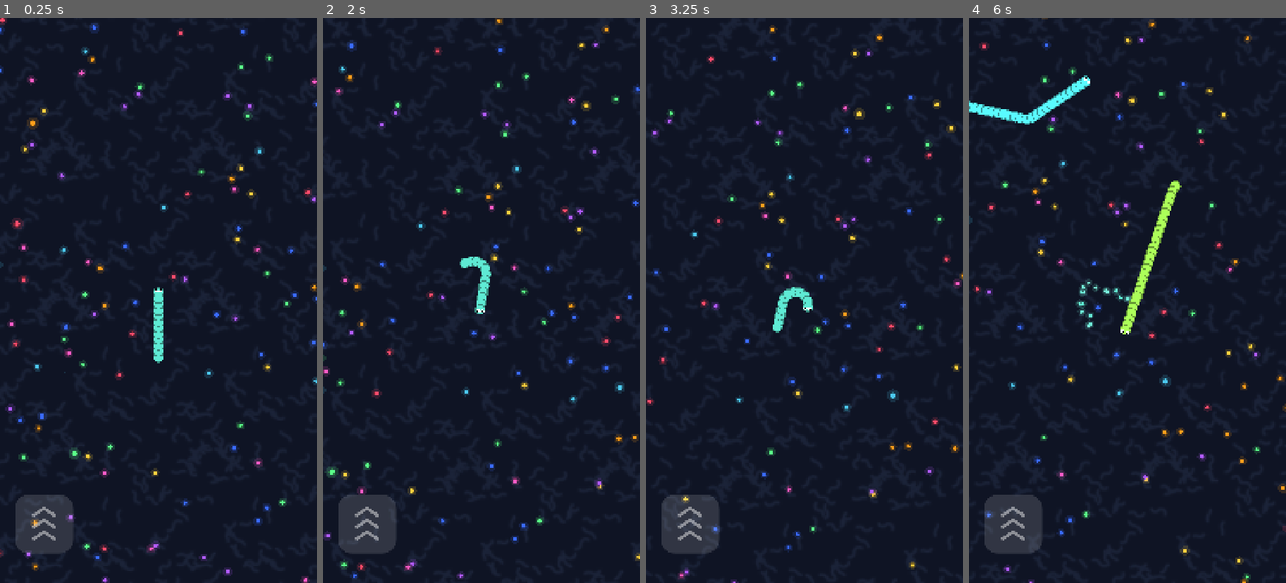
Above: before the commit, frames 1-4 (left to right).
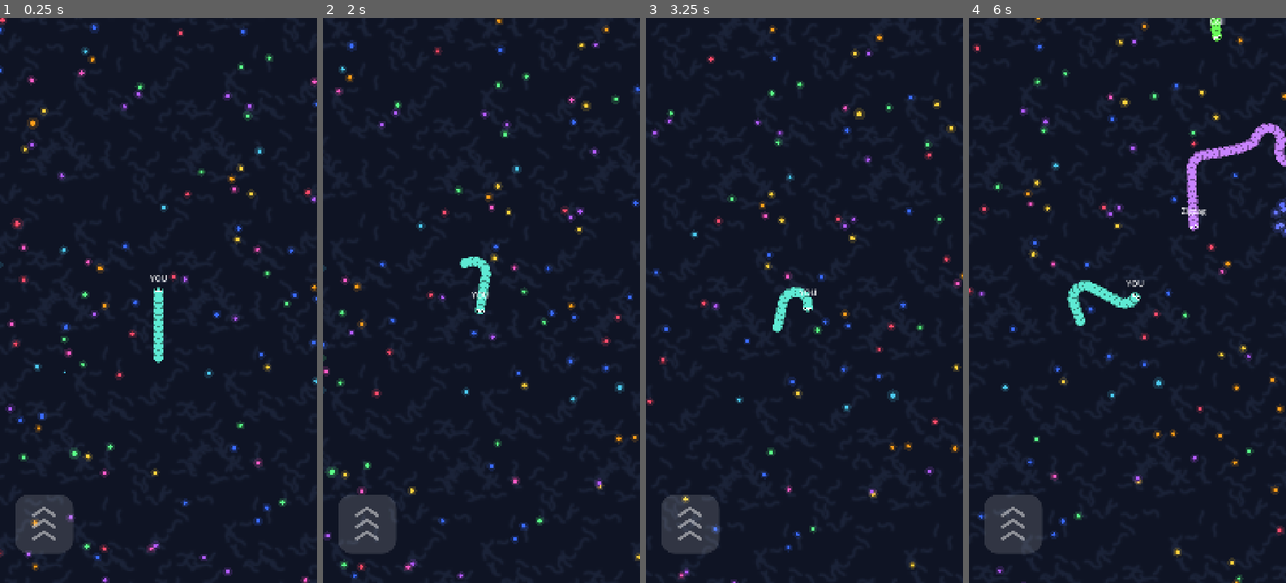
Above: after the commit, the same moments.

Repository: KristelKolkanen/snakes
Game: Godot game, scene res://scenes/main/main.tscn
The game is run twice, just before and just after one commit, with the same random seed, the same clock (stepped at 60 frames per second) and the same inputs.
Inputs (mouse positions are in pixels of both pictures, inside the frame that each line leads up to):
- Up to frame 1 (0.25 s): no input
- Up to frame 2 (2 s): tap Enter at 0.5 s; move the mouse to (551, 272) at 0.52 s; tap 1 at 0.6 s; click (551, 272) at 0.67 s; tap Space at 0.77 s; tap 2 at 0.8 s; drag from (418, 328) to (465, 413) at 1.27 s
- Up to frame 3 (3.25 s): move the mouse to (836, 176) at 2.02 s; tap 3 at 2.1 s; click (836, 176) at 2.17 s; tap 1 at 2.3 s; drag from (788, 413) to (709, 215) at 2.77 s
- Up to frame 4 (6 s): move the mouse to (1222, 385) at 3.52 s; tap 2 at 3.6, 5.3 s; click (1222, 385) at 3.67 s; tap Space at 3.77 s; tap 3 at 3.8 s; drag from (1032, 215) to (1079, 159) at 4.27 s; move the mouse to (1143, 300) at 5.02 s; tap G at 5.1 s; click (1143, 300) at 5.17 s; drag from (1079, 159) to (1064, 328) at 5.77 s

The runs differ from the first frame. In frame 1, less than 0.1% of the frame differs, in the area x 19-53%, y 45-63%; in frame 2, less than 0.1%; in frame 3, less than 0.1%; in frame 4, 9.0%, in the area x 0-100%, y 0-100%.

Commit message:
phase 4: bot AI, names, difficulty

Diff:
--- a/scripts/core/constants.gd
+++ b/scripts/core/constants.gd
@@ -1,3 +1,13 @@
 class_name Constants
 
 const ARENA_RADIUS := 3500.0
+
+# vision: how far bots see. think: seconds between decisions (lower = sharper).
+# aggression: chance to go hunting. boost: how readily they boost.
+const DIFFICULTY := {
+	"easy":   {"vision": 600.0,  "think": 0.35, "aggression": 0.15, "boost": 0.2},
+	"normal": {"vision": 900.0,  "think": 0.20, "aggression": 0.5,  "boost": 0.5},
+	"hard":   {"vision": 1300.0, "think": 0.10, "aggression": 0.9,  "boost": 0.85},
+}
+
+static var difficulty := "normal"
--- a/scripts/core/main.gd
+++ b/scripts/core/main.gd
@@ -1,7 +1,12 @@
 extends Node2D
 
 const SNAKE_SCENE := preload("res://scenes/snake/snake.tscn")
-const BOT_COUNT := 8
+const BOT_COUNT := 15
+const BOT_NAMES := [
+	"Wormy", "Slinky", "Noodle", "Zigzag", "Viper", "Pixel", "Mochi", "Coil",
+	"Ziggy", "Sprout", "Bean", "Comet", "Doodle", "Fang", "Loop", "Twist",
+	"Nibble", "Rascal", "Slither", "Gizmo",
+]
 
 @onready var snake = $Snake
 @onready var food = $Food
@@ -12,6 +17,8 @@
 
 func _ready() -> void:
 	snake.food = food
+	snake.world = self
+	snake.display_name = "YOU"
 	snake.z_index = 1                    # player draws on top of the bots
 	snakes.append(snake)
 	boost_button.boost_changed.connect(snake.set_boost_requested)
@@ -20,10 +27,26 @@
 		_spawn_bot()
 
 
+func _unhandled_input(event: InputEvent) -> void:
+	# Temporary test keys: 1 = easy, 2 = normal, 3 = hard
+	if event is InputEventKey and event.pressed:
+		match event.keycode:
+			KEY_1: _set_difficulty("easy")
+			KEY_2: _set_difficulty("normal")
+			KEY_3: _set_difficulty("hard")
+
+
+func _set_difficulty(level: String) -> void:
+	Constants.difficulty = level
+	for s in snakes:
+		if s.ai != null:
+			s.ai.configure(Constants.DIFFICULTY[level])
+
+
 func _process(_delta: float) -> void:
 	# Temporary score display in the window title (a real HUD comes in Phase 5)
 	if is_instance_valid(snake):
-		get_window().title = "Score %d" % snake.get_score()
+		get_window().title = "Score %d  [%s]" % [snake.get_score(), Constants.difficulty]
 
 	# A snake dies when its head touches another snake's body
 	var doomed: Array = []
@@ -41,27 +64,45 @@
 
 
 func _head_hits_body(s, o) -> bool:
-	# Quick reject: a snake can't reach farther than its own length
 	var reach: float = o.segments.size() * o.segment_spacing + 200.0
 	if s.head.distance_squared_to(o.head) > reach * reach:
 		return false
 	var hit: float = (s.segment_radius + o.segment_radius) * 0.7
 	var hit2: float = hit * hit
 	var segs: Array = o.segments
-	for i in range(1, segs.size(), 2):   # every second segment is enough
+	for i in range(1, segs.size(), 2):
 		if s.head.distance_squared_to(segs[i]) < hit2:
 			return true
 	return false
+
+
+func _find_spawn_point() -> Vector2:
+	var p := Vector2.ZERO
+	for attempt in 12:
+		p = Vector2.from_angle(randf() * TAU) * randf_range(600.0, Constants.ARENA_RADIUS - 900.0)
+		var ok := true
+		for s in snakes:
+			var min_dist := 1300.0 if s == snake else 500.0
+			if s.alive and s.head.distance_to(p) < min_dist:
+				ok = false
+				break
+		if ok:
+			break
+	return p
 
 
 func _spawn_bot() -> void:
 	var b = SNAKE_SCENE.instantiate()
 	b.is_player = false
 	b.food = food
+	b.world = self
+	b.display_name = BOT_NAMES[randi() % BOT_NAMES.size()]
 	b.body_color = Color.from_hsv(randf(), 0.65, 1.0)
 	b.start_segments = randi_range(10, 40)
 	b.heading = randf() * TAU
-	b.position = Vector2.from_angle(randf() * TAU) * randf_range(600.0, Constants.ARENA_RADIUS - 900.0)
+	b.position = _find_spawn_point()
+	b.ai = BotAI.new()
+	b.ai.setup(b, self, Constants.DIFFICULTY[Constants.difficulty])
 	b.died.connect(_on_snake_died)
 	add_child(b)
 	snakes.append(b)
--- /dev/null
+++ b/scripts/snake/bot_ai.gd
@@ -0,0 +1,139 @@
+class_name BotAI
+extends RefCounted
+
+enum State { WANDER, SEEK_FOOD, CHASE, AVOID }
+
+var snake = null
+var world = null
+var vision := 900.0
+var think_interval := 0.2
+var aggression := 0.5
+var boost_skill := 0.5
+var state := State.WANDER
+var think_timer := 0.0
+var chase_target = null
+var avoid_side := 1.0
+var wander_offset := 0.0
+
+
+func setup(owner_snake, main_node, params: Dictionary) -> void:
+	snake = owner_snake
+	world = main_node
+	configure(params)
+	think_timer = randf() * think_interval      # bots don't all think on the same frame
+
+
+func configure(params: Dictionary) -> void:
+	vision = params["vision"]
+	think_interval = params["think"]
+	aggression = params["aggression"]
+	boost_skill = params["boost"]
+
+
+func update(delta: float) -> void:
+	think_timer -= delta
+	if think_timer > 0.0:
+		return
+	think_timer = think_interval * randf_range(0.8, 1.2)
+	_think()
+
+
+func _think() -> void:
+	var s = snake
+	s.boost_requested = false
+	var head: Vector2 = s.head
+	var fwd: Vector2 = Vector2.from_angle(s.heading)
+
+	# 1. Stay away from the arena edge
+	if head.length() > Constants.ARENA_RADIUS - 550.0:
+		state = State.AVOID
+		s.aim_angle = (-head).angle()
+		return
+
+	# 2. Dodge other snakes
+	var push := _danger_push(fwd)
+	if push != Vector2.ZERO:
+		state = State.AVOID
+		var side := fwd.orthogonal()
+		var lateral := push.dot(side)
+		if absf(lateral) > 0.15:
+			avoid_side = signf(lateral)
+		s.aim_angle = (fwd + side * avoid_side * 2.5).angle()
+		return
+
+	# 3. Hunt a smaller snake
+	if chase_target != null and not _valid_prey(chase_target):
+		chase_target = null
+	if chase_target == null and randf() < aggression:
+		chase_target = _find_prey()
+	if chase_target != null:
+		state = State.CHASE
+		var o = chase_target
+		var dist: float = head.distance_to(o.head)
+		var lead: float = clampf(dist * 0.7, 100.0, 450.0)
+		var aim_point: Vector2 = o.head + Vector2.from_angle(o.heading) * lead
+		s.aim_angle = (aim_point - head).angle()
+		if dist < 500.0 and s.segment_count > s.min_segments + 8 and randf() < boost_skill:
+			s.boost_requested = true
+		return
+
+	# 4. Go for food
+	var target = world.food.find_best(head, vision)
+	if target != null:
+		state = State.SEEK_FOOD
+		s.aim_angle = (target - head).angle()
+		return
+
+	# 5. Wander
+	state = State.WANDER
+	wander_offset = clampf(wander_offset + randf_range(-0.5, 0.5), -1.0, 1.0)
+	s.aim_angle = s.heading + wander_offset
+	if head.length() > Constants.ARENA_RADIUS * 0.7:
+		s.aim_angle = (-head).angle()
+
+
+# Looks at two points ahead of the head and returns a vector pointing away from nearby bodies
+func _danger_push(fwd: Vector2) -> Vector2:
+	var s = snake
+	var head: Vector2 = s.head
+	var look: float = 140.0 + s.current_speed * 0.4
+	var probes: Array[Vector2] = [head + fwd * look * 0.5, head + fwd * look]
+	var push := Vector2.ZERO
+	for o in world.snakes:
+		if o == s or not o.alive:
+			continue
+		var reach: float = o.segments.size() * o.segment_spacing + look + 200.0
+		if head.distance_squared_to(o.head) > reach * reach:
+			continue
+		var thr: float = s.segment_radius + o.segment_radius + 25.0
+		var thr2: float = thr * thr
+		var segs: Array = o.segments
+		for i in range(0, segs.size(), 2):
+			var seg: Vector2 = segs[i]
+			for p in probes:
+				var d2: float = p.distance_squared_to(seg)
+				if d2 < thr2:
+					var d: float = maxf(sqrt(d2), 1.0)
+					push += (p - seg) / d * (1.0 - d / thr)
+	return push
+
+
+func _valid_prey(o) -> bool:
+	if not is_instance_valid(o) or not o.alive:
+		return false
+	if o.segment_count >= snake.segment_count * 0.85:
+		return false
+	return snake.head.distance_to(o.head) < vision * 1.4
+
+
+func _find_prey():
+	var best = null
+	var best_d := vision
+	for o in world.snakes:
+		if o == snake or not _valid_prey(o):
+			continue
+		var d: float = snake.head.distance_to(o.head)
+		if d < best_d:
+			best_d = d
+			best = o
+	return best
--- a/scripts/snake/snake_body.gd
+++ b/scripts/snake/snake_body.gd
@@ -35,6 +35,9 @@
 var segments: Array[Vector2] = []       # computed body positions, head first
 var segment_radius := 18.0
 var width_factor := 1.0
+var world = null                        # assigned by Main
+var ai: BotAI = null                    # only bots have one
+var display_name := ""
 
 @onready var camera: Camera2D = $Camera2D
 
@@ -72,8 +75,8 @@
 	if not alive:
 		return
 
-	if not is_player:
-		_wander(delta)                  # temporary, replaced by real AI in Phase 4
+	if ai != null:
+		ai.update(delta)
 
 	# Turn toward the aim direction with a limited turn rate
 	var diff := angle_difference(heading, aim_angle)
@@ -128,17 +131,6 @@
 		return
 	alive = false
 	died.emit(self)
-
-
-# Temporary wandering for test snakes
-func _wander(delta: float) -> void:
-	wander_timer -= delta
-	if wander_timer <= 0.0:
-		wander_timer = randf_range(1.0, 3.0)
-		aim_angle = heading + randf_range(-1.2, 1.2)
-	if head.length() > Constants.ARENA_RADIUS - 600.0:
-		aim_angle = (-head).angle()     # turn back toward the center
-
 
 func _unhandled_input(event: InputEvent) -> void:
 	if not is_player:
@@ -195,3 +187,8 @@
 		var eye: Vector2 = head + fwd * 6.0 * width_factor + side * s * 8.0 * width_factor
 		draw_circle(eye, 6.0 * width_factor, Color.WHITE)
 		draw_circle(eye + fwd * 2.0 * width_factor, 3.0 * width_factor, Color.BLACK)
+
+	if display_name != "":
+		var font := ThemeDB.fallback_font
+		draw_string(font, head + Vector2(-100.0, -segment_radius - 20.0), display_name,
+				HORIZONTAL_ALIGNMENT_CENTER, 200.0, 28, Color(1, 1, 1, 0.85))
--- a/scripts/world/food_spawner.gd
+++ b/scripts/world/food_spawner.gd
@@ -85,6 +85,30 @@
 				cells.erase(key)
 	return total
 
+# Returns the position of the most attractive orb within `radius`, or null if none.
+# Big orbs and close orbs score higher.
+func find_best(p: Vector2, radius: float):
+	var best = null
+	var best_score := 0.0
+	var r2 := radius * radius
+	var x0 := floori((p.x - radius) / CELL)
+	var x1 := floori((p.x + radius) / CELL)
+	var y0 := floori((p.y - radius) / CELL)
+	var y1 := floori((p.y + radius) / CELL)
+	for cx in range(x0, x1 + 1):
+		for cy in range(y0, y1 + 1):
+			var key := Vector2i(cx, cy)
+			if not cells.has(key):
+				continue
+			for o: Orb in cells[key]:
+				var d2 := o.pos.distance_squared_to(p)
+				if d2 > r2:
+					continue
+				var score := float(o.value) / (sqrt(d2) + 80.0)
+				if score > best_score:
+					best_score = score
+					best = o.pos
+	return best
 
 # A dead snake becomes a trail of orbs along its body
 func drop_from_snake(segs: Array[Vector2], color: Color) -> void:
Not shown, added: scripts/snake/bot_ai.gd.uid
